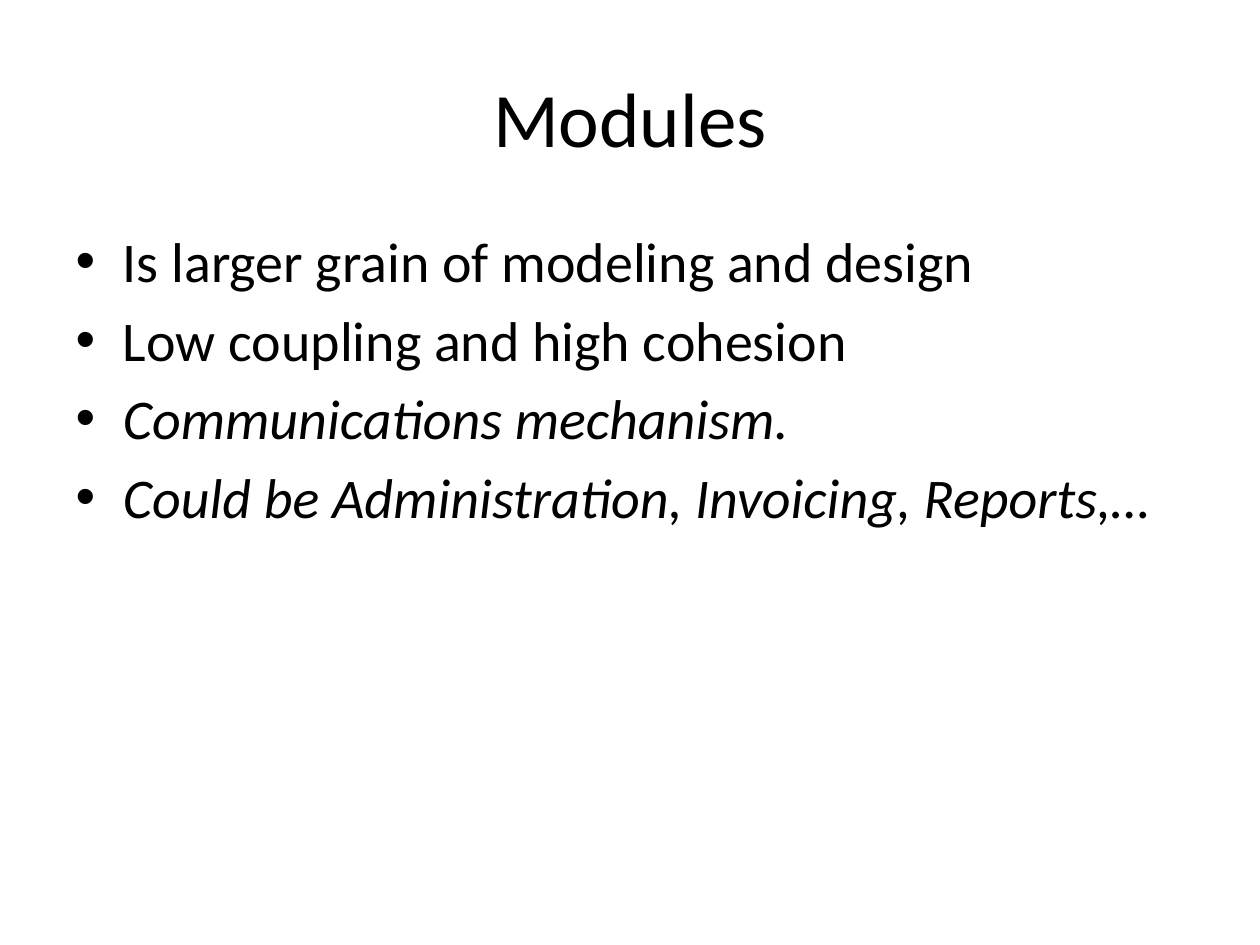
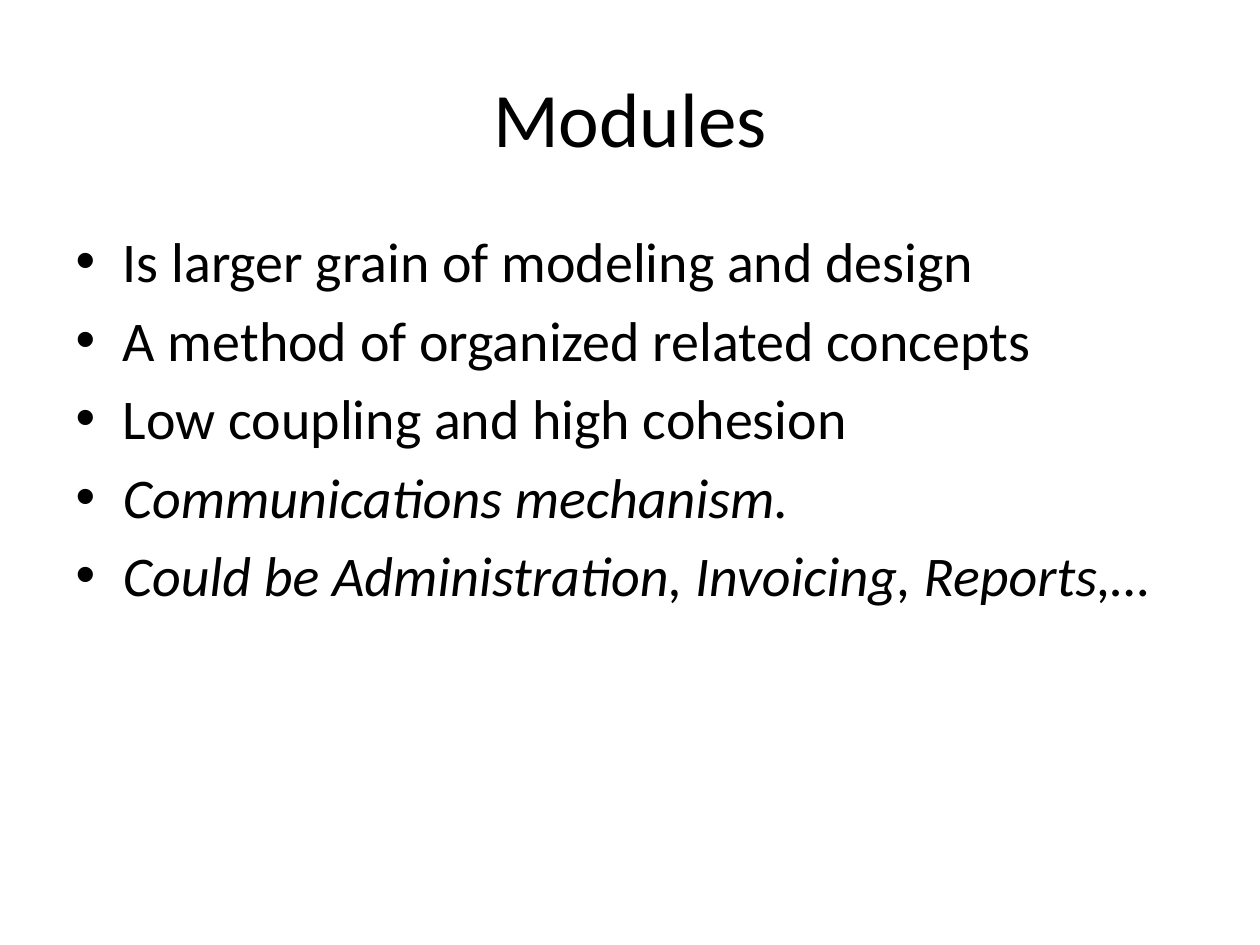
Before and after one commit to arturtv/dddpresentation, a slide deck: slide 27 of Domain-DrivenDesign.A.Trosin.pptx. Drawn at 1260x945 pixels with LibreOffice and Linux fonts; fonts in the diff are those of the drawing. Boxes give left, top, right and bottom in pixels: in the first picture for what was removed or moved away, otherwise in the second. Text is boxed around its words. In the diff, an @@ line names an element or a change of style, - is before the commit and + after.

```diff
--- a/Domain-DrivenDesign.A.Trosin.pptx
+++ b/Domain-DrivenDesign.A.Trosin.pptx
@@ text at [123, 322, 1031, 371]: paragraph added @@
+• A method of organized related concepts
```
Also in this commit, not shown: 3 slides added.
